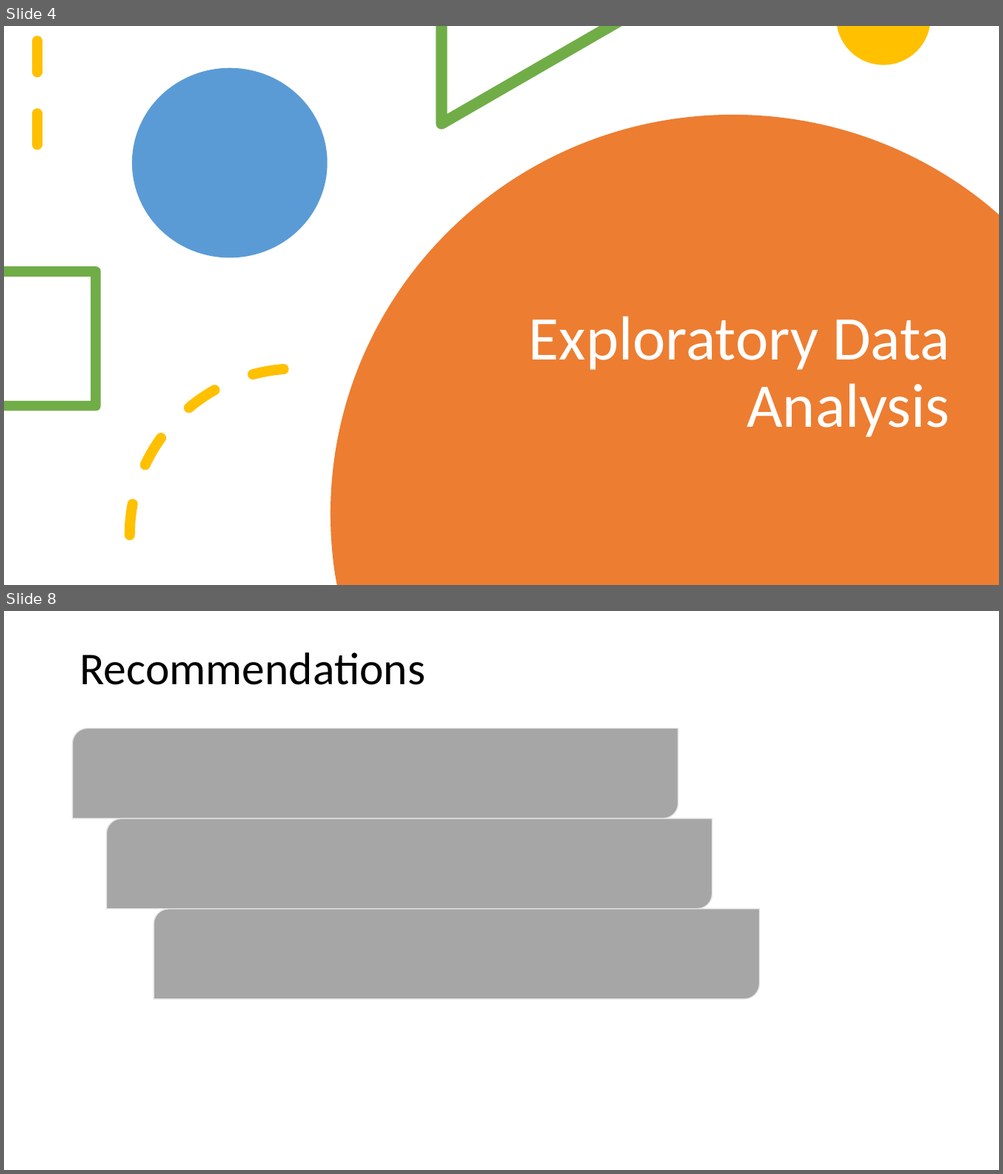
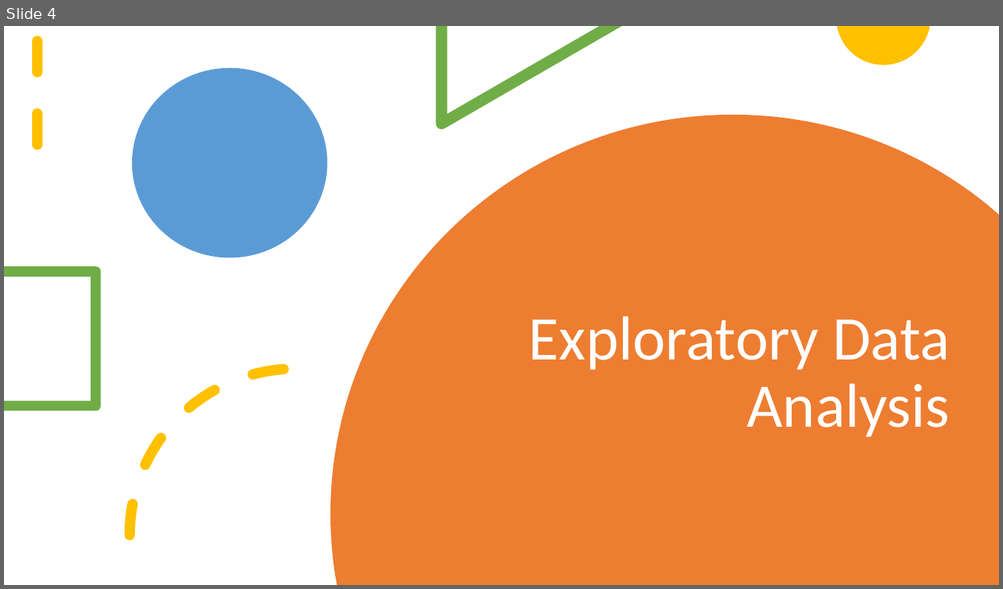
Before and after one commit to okudapascal/Phase_1-Project-Moringa, a slide deck: Presentation pascal v01.pptx. Shown one above the other, each under a label of ours: slides 4 and 8 before the commit, slide 4 after it; the slides between them are not shown. The pictures are 1003x1174 and 1003x589 pixels, drawn with LibreOffice and Linux fonts; fonts in the diff are those of the drawing. Boxes give left, top, right and bottom in pixels: in the first picture for what was removed or moved away, otherwise in the second. Text is boxed around its words. In the diff, an @@ line names an element or a change of style, - is before the commit and + after.

```diff
--- a/Presentation pascal v01.pptx
+++ b/Presentation pascal v01.pptx
@@ slide 8 removed at (4,611,999,1170), background #FFFFFF @@
@@ title removed at (79,652,425,685) @@
-Recommendations
@@ round diag rect removed at (73,728,678,818) @@
@@ round diag rect removed at (106,818,712,908) @@
@@ round diag rect removed at (154,909,760,999) @@
```
Also in this commit, not shown: 1 slide changed, 7 slides added, 4 other slides removed.
